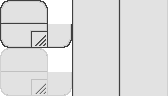
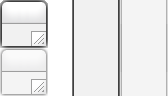
Revision of a layered 168px x 96px image; what changed, layer by layer:
added layer "active rendered" above "active" over [0, 0, 120, 96]
added layer "inactive rendered" above "inactive" over [0, 0, 168, 96]
hid "active" (2nd of 2) over [0, 0, 120, 96]
hid "inactive" (2nd of 2) over [0, 0, 168, 96]
